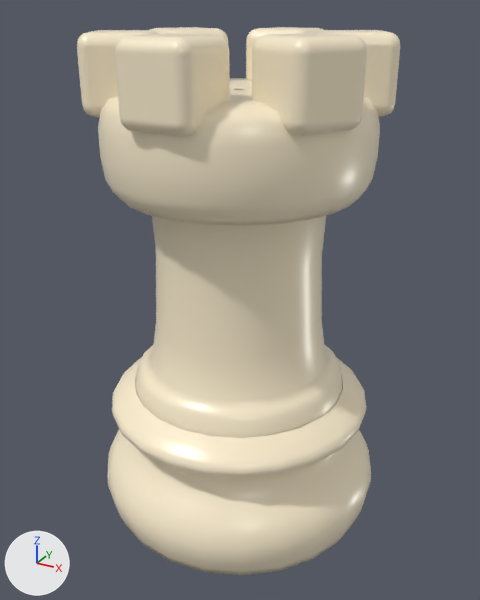
A saved change to the glTF model public/models/rook.glb.
Before and after are seen from a camera (50 mm lens) standing at (0.651, -1.178, 1.094) and looking at (0.006, -0.006, 0.508). Every picture has the same lights, and +X, +Y and +Z are marked at lower left. The picture after the commit comes second. Where no turn or scale is listed for an object, it has been applied to the vertices. Vertices at exactly the same position are counted once.

The scene before the commit, as lines of its bpy script (objects in view):
```python
me_mesh_0 = bpy.data.meshes.new('Mesh_0')
me_mesh_0.from_pydata(...)  # 1912 vertices, 3624 faces; spans x -0.32..0.32, y -0.32..0.32, z -0.002..1.055
me_mesh_0.materials.append(mat_ivory_porcelain)  # beige #fff1d2
ob_rook_ivory_porcelain = bpy.data.objects.new('rook-ivory-porcelain', me_mesh_0)
ob_rook_ivory_porcelain.location = (0.0, 0.0, 0.0)
```
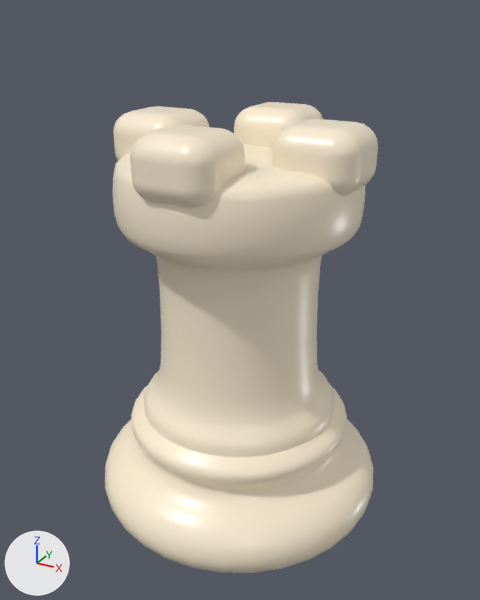
Location of each change, [x1, y1, x2, y2] in pixels of the pictures (480 x 600 px):
'rook-ivory-porcelain', reshaped (15% narrower, 14% shorter): before [77, 27, 400, 575]; after [105, 102, 378, 573]
part 1 of me_mesh_0, rebuilt (14% shorter): before [107, 357, 371, 575]; after [105, 385, 373, 573]
part 2 of me_mesh_0, rebuilt (11% narrower, 13% shorter): before [98, 78, 380, 438]; after [113, 144, 365, 457]
part 3 of me_mesh_0, added: after [130, 125, 245, 208]
part 4 of me_mesh_0, added: after [272, 119, 378, 196]
part 5 of me_mesh_0, added: after [234, 102, 323, 147]
part 6 of me_mesh_0, added: after [113, 106, 209, 160]
part 7 of me_mesh_0, deleted (beige): before [77, 27, 400, 137]

The change, as a diff of the scene's bpy script:
```diff
--- a/public/models/rook.glb.py
+++ b/public/models/rook.glb.py
@@ me_mesh_0 @@
 # used by ob_rook_ivory_porcelain; location = (0.0, 0.0, 0.0)
-me_mesh_0.from_pydata(...)  # 1912 vertices, 3624 faces; spans x -0.32..0.32, y -0.32..0.32, z -0.002..1.055
+me_mesh_0.from_pydata(...)  # 3230 vertices, 6192 faces; spans x -0.327..0.327, y -0.327..0.327, z 0.0..0.9
+# me_mesh_0 part 1: the loose piece of 525 vertices spanning x -0.32..0.32, y -0.32..0.32, z -0.002..0.31 is rebuilt with 1122 vertices and now spans x -0.327..0.327, y -0.327..0.327, z 0.0..0.251
+# me_mesh_0 part 2: the loose piece of 475 vertices spanning x -0.274..0.274, y -0.274..0.274, z 0.29..0.952 is rebuilt with 924 vertices and now spans x -0.257..0.257, y -0.257..0.257, z 0.222..0.826
+# me_mesh_0 part 3: a new loose piece of 296 vertices spanning x -0.087..0.087, y -0.272..-0.098, z 0.774..0.9, in mat_ivory_porcelain (beige #fff0d5)
+# me_mesh_0 part 4: a new loose piece of 296 vertices spanning x 0.098..0.272, y -0.087..0.087, z 0.774..0.9, in mat_ivory_porcelain (beige #fff0d5)
+# me_mesh_0 part 5: a new loose piece of 296 vertices spanning x -0.087..0.087, y 0.098..0.272, z 0.774..0.9, in mat_ivory_porcelain (beige #fff0d5)
+# me_mesh_0 part 6: a new loose piece of 296 vertices spanning x -0.272..-0.098, y -0.087..0.087, z 0.774..0.9, in mat_ivory_porcelain (beige #fff0d5)
+# me_mesh_0 part 7: 6 loose pieces with 912 vertices, spanning x -0.283..0.283, y -0.295..0.295, z 0.905..1.055, are deleted
 me_mesh_0.materials.append(mat_ivory_porcelain)
```
